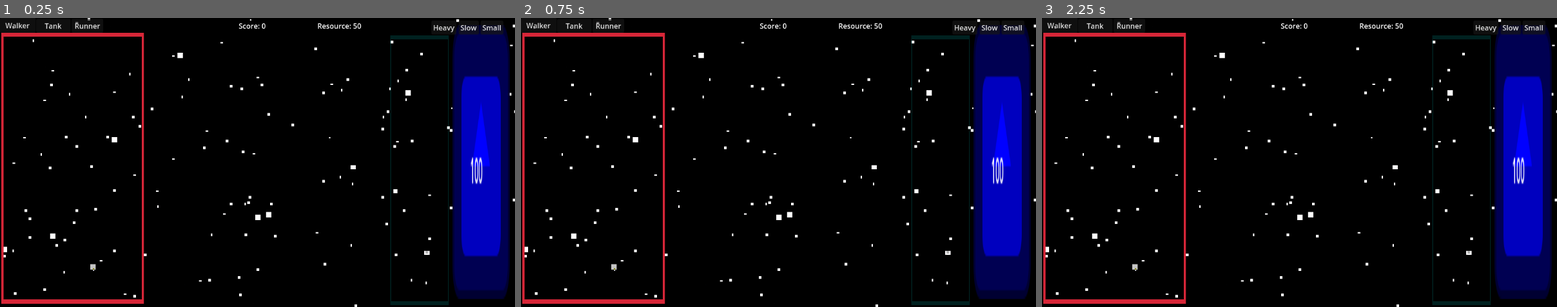
Above: before the commit, frames 1-3 (left to right).
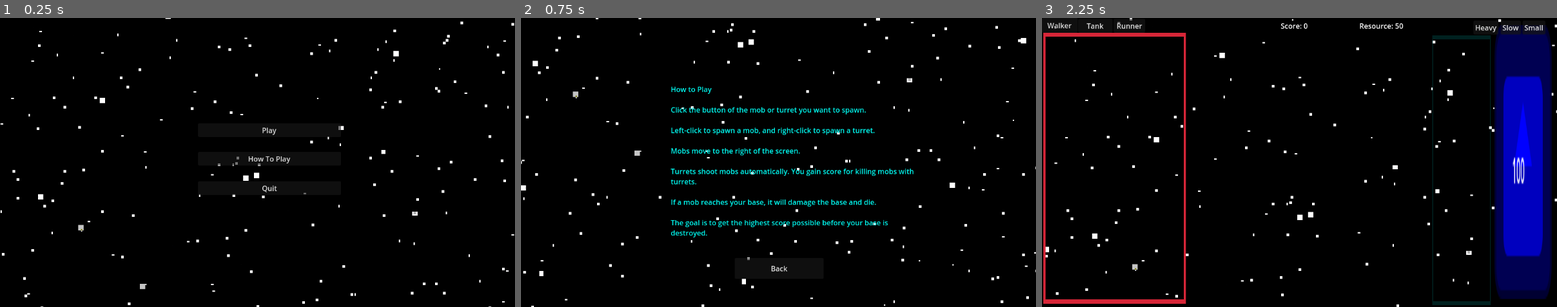
Above: after the commit, the same moments.

Repository: KeaganErasmus/JamGame1
Game: Godot game, scene res://scenes/main_menu.tscn
Two runs of this game, one before a commit and one after it. Both use one fixed random seed, a clock stepped at 60 frames per second and the inputs below. Before the commit the project starts from res://world.tscn. The engine's default icon, where the game draws it, is replaced by a stand-in: a white triangle on a blue panel in a dark square.
Inputs (mouse positions are in pixels of both pictures, inside the frame that each line leads up to):
- Up to frame 1 (0.25 s): no input
- Up to frame 2 (0.75 s): click (788, 159) at 0.5 s, where only the run after the commit has a clickable "How To Play"
- Up to frame 3 (2.25 s): click (1299, 269) at 1.25 s, where only the run after the commit has a clickable "Back"; click (1309, 130) at 2 s, where only the run after the commit has a clickable "Play"

The runs differ from the first frame. In frame 1, 15% of the frame differs, in the area x 0-100%, y 0-100%; in frame 2, 17%; in frame 3, nothing differs.

Commit message:
menu is now in and so is how to play screen

Diff:
--- a/project.godot
+++ b/project.godot
@@ -11,9 +11,10 @@
 [application]
 
 config/name="jamgame1"
-run/main_scene="res://world.tscn"
+run/main_scene="res://scenes/main_menu.tscn"
 config/features=PackedStringArray("4.3", "Forward Plus")
-config/icon="res://icon.svg"
+boot_splash/bg_color=Color(0.0483256, 0.154964, 0.194513, 1)
+config/icon="res://assets/Background.png"
 
 [global_group]
 
--- /dev/null
+++ b/scenes/how_to_play_scene.tscn
@@ -0,0 +1,45 @@
+[gd_scene load_steps=3 format=3 uid="uid://28mik4t8h24q"]
+
+[ext_resource type="Script" path="res://scripts/how_to_play_scene.gd" id="1_43ipn"]
+[ext_resource type="Texture2D" uid="uid://bgum46nq5xcxc" path="res://assets/Background.png" id="1_h6fl8"]
+
+[node name="HowToPlayScene" type="Node2D"]
+script = ExtResource("1_43ipn")
+
+[node name="Sprite2D" type="Sprite2D" parent="."]
+texture_filter = 1
+position = Vector2(551, 90)
+scale = Vector2(3, 3)
+texture = ExtResource("1_h6fl8")
+
+[node name="RichTextLabel" type="RichTextLabel" parent="."]
+modulate = Color(0, 0.988235, 0.952941, 1)
+offset_left = 335.0
+offset_top = 148.0
+offset_right = 893.0
+offset_bottom = 514.0
+size_flags_horizontal = 4
+text = "How to Play
+
+Click the button of the mob or turret you want to spawn.
+
+Left-click to spawn a mob, and right-click to spawn a turret.
+
+Mobs move to the right of the screen.
+
+Turrets shoot mobs automatically. You gain score for killing mobs with turrets.
+
+If a mob reaches your base, it will damage the base and die.
+
+The goal is to get the highest score possible before your base is destroyed."
+fit_content = true
+scroll_active = false
+
+[node name="Button" type="Button" parent="."]
+offset_left = 478.0
+offset_top = 538.0
+offset_right = 677.0
+offset_bottom = 585.0
+text = "Back"
+
+[connection signal="pressed" from="Button" to="." method="_on_button_pressed"]
--- /dev/null
+++ b/scenes/main_menu.gd
@@ -0,0 +1,10 @@
+extends Node2D
+
+func _on_play_button_pressed():
+	get_tree().change_scene_to_file("res://world.tscn")
+
+func _on_how_to_play_pressed():
+	get_tree().change_scene_to_file("res://scenes/how_to_play_scene.tscn")
+
+func _on_quit_button_pressed():
+	get_tree().quit()
--- a/scenes/main_menu.tscn
+++ b/scenes/main_menu.tscn
@@ -1,6 +1,16 @@
-[gd_scene format=3 uid="uid://tuxoh02ec5q4"]
+[gd_scene load_steps=3 format=3 uid="uid://tuxoh02ec5q4"]
+
+[ext_resource type="Script" path="res://scenes/main_menu.gd" id="1_yw70x"]
+[ext_resource type="Texture2D" uid="uid://bgum46nq5xcxc" path="res://assets/Background.png" id="2_3ki3q"]
 
 [node name="MainMenu" type="Node2D"]
+script = ExtResource("1_yw70x")
+
+[node name="Sprite2D" type="Sprite2D" parent="."]
+texture_filter = 1
+position = Vector2(610, 389)
+scale = Vector2(3, 3)
+texture = ExtResource("2_3ki3q")
 
 [node name="PlayButton" type="Button" parent="."]
 offset_left = 443.0
@@ -24,3 +34,7 @@
 offset_right = 763.0
 offset_bottom = 397.0
 text = "Quit"
+
+[connection signal="pressed" from="PlayButton" to="." method="_on_play_button_pressed"]
+[connection signal="pressed" from="HowToPlay" to="." method="_on_how_to_play_pressed"]
+[connection signal="pressed" from="QuitButton" to="." method="_on_quit_button_pressed"]
--- /dev/null
+++ b/scripts/how_to_play_scene.gd
@@ -0,0 +1,4 @@
+extends Node2D
+
+func _on_button_pressed():
+	get_tree().change_scene_to_file("res://scenes/main_menu.tscn")
